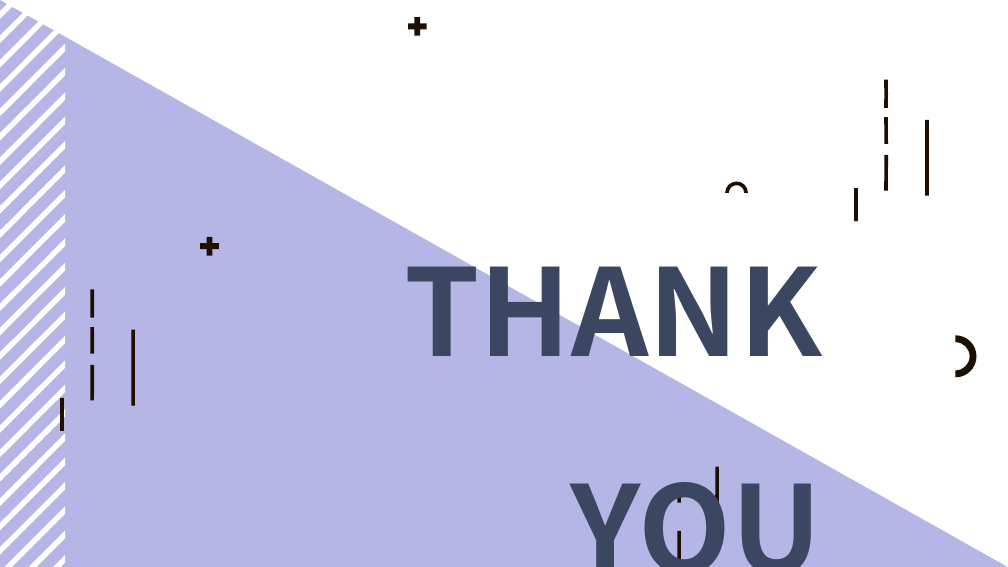
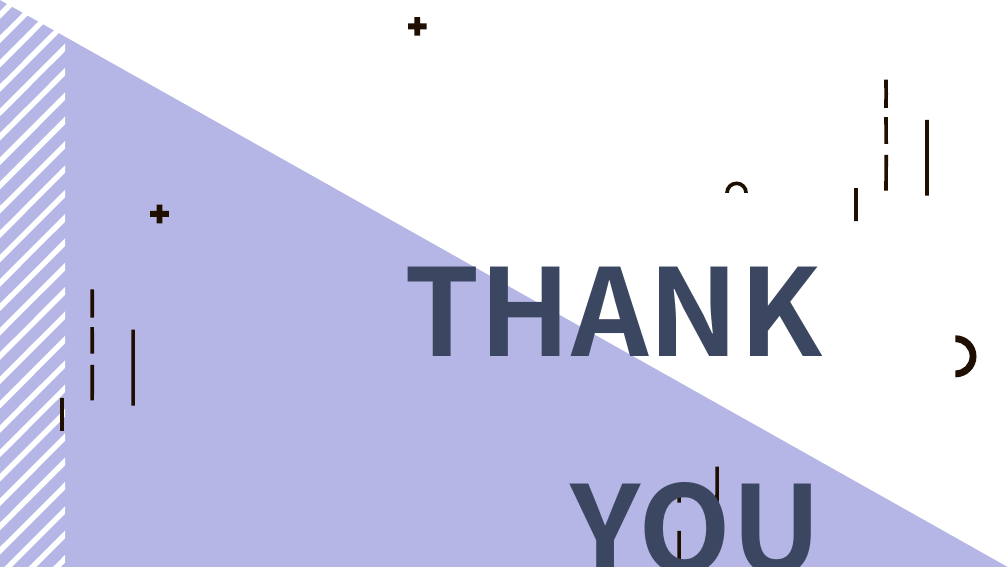
Before and after one commit to Case109504/case109504, a slide deck: slide 20 of 二評文件/109504二評簡報.pptx. Drawn at 1008x567 pixels with LibreOffice and Linux fonts; fonts in the diff are those of the drawing. Boxes give left, top, right and bottom in pixels: in the first picture for what was removed or moved away, otherwise in the second. Text is boxed around its words. In the diff, an @@ line names an element or a change of style, - is before the commit and + after.

Commit message:
更新二評簡報(排版+動畫)

```diff
--- a/二評文件/109504二評簡報.pptx
+++ b/二評文件/109504二評簡報.pptx
@@ freeform shape: place and size @@
-freeform shape at box(200, 237, 219, 256)
+freeform shape at box(150, 205, 169, 224)
```
